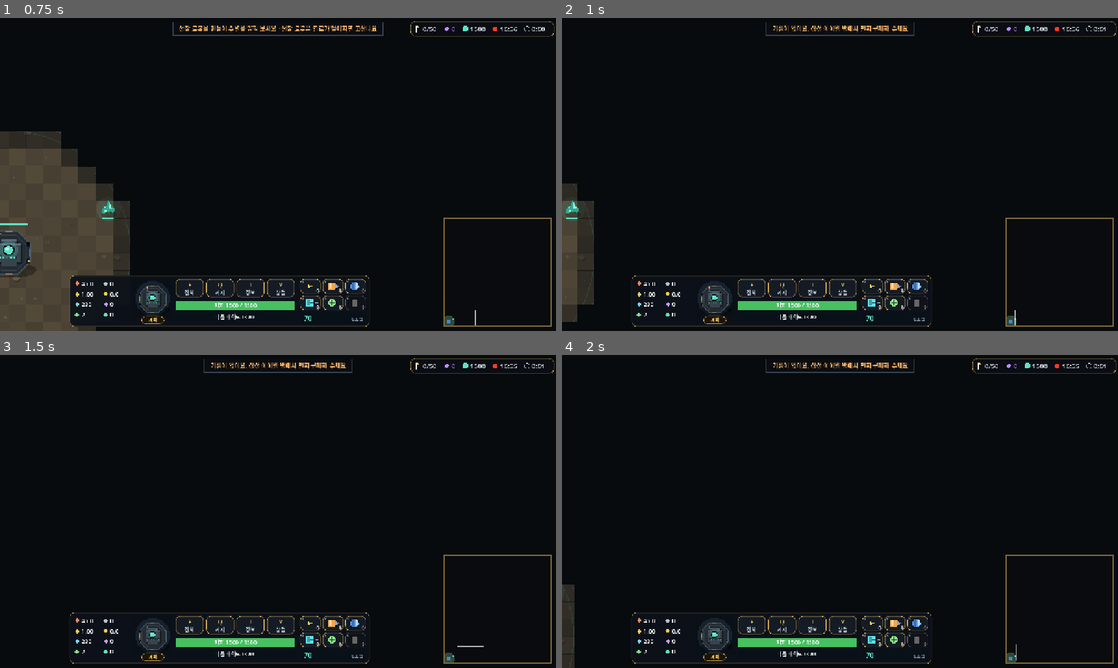
Above: before the commit, frames 1-4 (two rows, left to right).
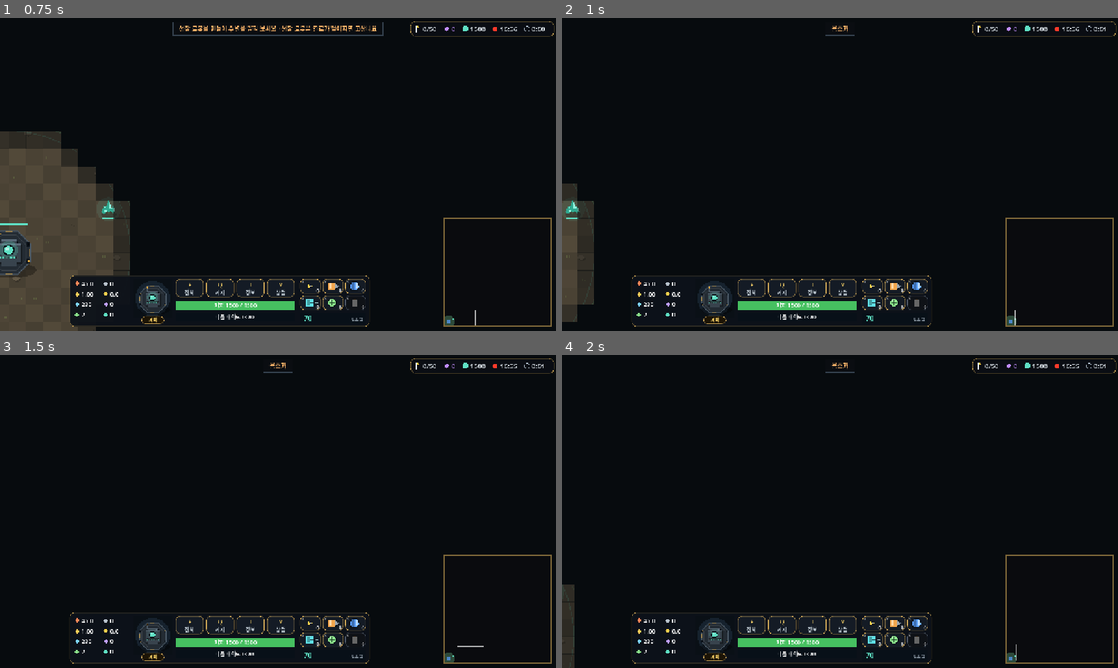
Above: after the commit, the same moments.

Repository: SOR0K/SOROK-GODOT
Game: Godot game, scene res://scenes/game.tscn
The game is run twice, just before and just after one commit, with the same random seed, the same clock (stepped at 60 frames per second) and the same inputs.
Inputs (mouse positions are in pixels of both pictures, inside the frame that each line leads up to):
- Up to frame 1 (0.75 s): tap Enter at 0.5 s; move the mouse to (400, 158) at 0.52 s; hold D from 0.53 s (still down); tap Tab at 0.6 s; click (400, 158) at 0.67 s
- Up to frame 2 (1 s): keep holding D; tap Space at 0.77 s; tap M at 0.8 s
- Up to frame 3 (1.5 s): release D at 1.25 s; drag from (166, 527) to (250, 574) at 1.27 s
- Up to frame 4 (2 s): no input

Frame 1 is identical in both runs. In frame 2, 0.4% of the frame differs, in the area x 36-64%, y 1-6%; in frame 3, 0.4%; in frame 4, 0.4%.

Commit message:
조작: 휠 지도 이동·Ctrl+휠 확대·확대 % 표시·가장자리 이동·T 깃발·Ctrl+숫자 이동·M 음소거·Tab 조작법 창
Co-Authored-By: Claude Opus 5.5 <noreply@anthropic.com>
Claude-Session: https://claude.ai/code/session_01UXbccSTRvaqnceKPtxwsYN

Diff:
--- a/scripts/game.gd
+++ b/scripts/game.gd
@@ -87,6 +87,7 @@
 var last_num := {"t": -9.0, "k": ""}
 var mouse_ui := Vector2(-999, -999)
 var tap_tip_t := 0.0
+var mouse_in := false
 var tap_tip_p := Vector2.ZERO
 var ui: Array = []
 var us := 1.0
@@ -95,6 +96,11 @@
 var shop_tab := "prod"
 var shop_desc := ""
 var paused := false
+var flags: Array = []
+var keys_open := false
+var muted := false
+var zm_t := -9.0
+var t_real := 0.0
 var aim := ""
 var vb_cd := 0.0
 var dr_cd := 0.0
@@ -147,6 +153,7 @@
 
 # ═════════ 새 게임 (웹 reset과 같은 규칙) ═════════
 func new_game() -> void:
+	flags = []
 	ex.resize(GN * GN)
 	ex.fill(0)
 	mm_img = Image.create_empty(GN, GN, false, Image.FORMAT_RGBA8)
@@ -1157,6 +1164,7 @@
 func set_zoom(nz: float, anchor: Vector2) -> void:
 	var wp := s2w(anchor)
 	zm = clampf(snappedf(nz, 0.01), ZMIN, ZMAX)
+	zm_t = t_real
 	cam.zoom = Vector2(zm, zm)
 	cam.position = wp - (anchor - vsize() / 2.0) / zm
 	_clamp_cam()
@@ -1786,13 +1794,13 @@
 			return true
 	return false
 
-func num_key(i: int) -> void:
+func num_key(i: int, jump: bool = false) -> void:
 	if i < 0 or i >= ORDER.size():
 		return
 	var k: String = ORDER[i]
-	var dbl: bool = last_num.k == k and t - last_num.t < 0.35
-	last_num = {"k": "" if dbl else k, "t": t}
-	if dbl:
+	var dbl: bool = not jump and last_num.k == k and t_real - last_num.t < 0.35
+	last_num = {"k": "" if (dbl or jump) else k, "t": t_real}
+	if dbl or jump:
 		var lst: Array = bots.filter(func(q): return q.t == k)
 		if not lst.is_empty():
 			var best: Vector2 = lst[0].p
@@ -1805,8 +1813,16 @@
 				if n > bn:
 					bn = n
 					best = a.p
-			cam_to(best)
-			fx.append({"k": "ring", "p": best, "t": 0.6, "r": 120.0})
+			var G: Array = lst.filter(func(q): return (q.p as Vector2).distance_to(best) < 350.0)
+			var gc := Vector2.ZERO
+			for q in G:
+				gc += q.p
+			gc /= G.size()
+			cam_to(gc)
+			fx.append({"k": "ring", "p": gc, "t": 0.6, "r": 120.0})
+			msg(UT[k].n + " " + str(lst.size()) + "대 중 " + str(G.size()) + "대가 모인 곳으로 이동했어요")
+		else:
+			msg(UT[k].n + " 로봇이 없어요")
 		return
 	clear_sel()
 	for q in bots:
@@ -2045,10 +2061,100 @@
 		for it in ui:
 			sb_btn.draw(get_canvas_item(), it.r)
 			draw_string(f, (it.r as Rect2).position + Vector2(0, 36), "다시 시작", HORIZONTAL_ALIGNMENT_CENTER, (it.r as Rect2).size.x, 18, Color.WHITE)
+	_zoom_badge(f)
+	if keys_open:
+		_keys_win(f)
+		return
 	if tip != "" and not shop_open and not info_open:
 		_tooltip(f, tip)
 	elif tip == "" and hov == null and not shop_open and not info_open and not paused and not won and not lost and dn == null and not box_active:
 		_world_tip(f)
+
+# ═════════ 조작: 깃발 · 조작법 창 · 확대 표시 ═════════
+const KEYS := [["마우스", [["좌클릭", "명령 (이동 · 공격 · 채굴) / 로봇 선택"], ["좌클릭 드래그", "지도 이동"], ["우클릭 누른 채 드래그", "로봇 여러 대 묶어서 선택"], ["Ctrl + 휠", "화면 확대 · 축소 (60~180%)"], ["휠", "지도 위아래 이동 (Shift+휠: 좌우)"], ["미니맵 클릭·드래그", "그 위치로 화면 이동"], ["마우스 올리기", "로봇 · 적 · 기지 · 광산 정보 보기"]]],
+	["화면 · 선택", [["W A S D / 화면 가장자리", "지도 이동"], ["E", "모든 로봇 선택"], ["Q", "우리 기지로 화면 이동"], ["1 ~ 5", "정찰 · 채굴 · 근접 · 원거리 · 지원 로봇 전체 선택"], ["Ctrl+1~5 · 숫자 두 번", "그 로봇들이 모인 곳으로 화면 이동"], ["T", "마우스 위치에 깃발 꽂기 / 뽑기"]]],
+	["기능", [["Y", "상점 열기 · 닫기"], ["I", "게임 정보"], ["6 · Space", "기름 들기 (Esc · 우클릭으로 취소)"], ["Esc", "일시정지 · 창 닫기"], ["M", "소리 켜기 · 끄기"], ["Tab", "이 조작법 창 열기 · 닫기"]]]]
+const KEYS_T := [["터치", [["탭", "로봇 선택 · 이동 · 공격 · 채굴 명령"], ["한 손가락 드래그", "지도 이동"], ["두 손가락 벌리기 · 오므리기", "확대 · 축소"], ["길게 누른 채 드래그", "로봇 여러 대 묶기"], ["미니맵 탭 · 드래그", "그 위치로 화면 이동"], ["기지 · 광산 · 적 탭", "정보가 잠깐 떠요"]]],
+	["버튼", [["아래 1~5 칸", "정찰 · 채굴 · 근접 · 원거리 · 지원 전체 선택"], ["아래 6 칸", "기름 들기"], ["전체 · 기지 · 정보 · 상점", "전체 선택 · 기지로 · 게임 기록 · 상점"], ["왼쪽 위 ⏸", "일시정지 · 아이템 취소 · 창 닫기"], ["선택 해제", "선택한 로봇 해제"]]],
+	["상점", [["항목 탭", "바로 구매"], ["아래 수치 누르고 있기", "설명 보기"]]]]
+
+func toggle_flag(w: Vector2) -> void:
+	for i in flags.size():
+		if (flags[i] as Vector2).distance_to(w) < 36.0:
+			flags.remove_at(i)
+			msg("깃발을 뽑았어요")
+			return
+	if flags.size() >= 20:
+		msg("깃발은 최대 20개까지 꽂을 수 있어요. 깃발 위에서 T를 누르면 뽑혀요")
+		return
+	flags.append(w)
+	fx.append({"k": "ring", "p": w, "t": 0.6, "r": 40.0})
+	msg("깃발 " + str(flags.size()) + "번을 꽂았어요 (같은 곳에서 T를 다시 누르면 뽑혀요)")
+
+func _flags(f: Font) -> void:
+	var vr := view_rect().grow(60.0)
+	for i in flags.size():
+		var p: Vector2 = flags[i]
+		if not vr.has_point(p):
+			continue
+		var w := sin(t * 4.0 + i) * 2.5
+		draw_colored_polygon(ell(p + Vector2(2, 2), 9, 4, 16), Color(0, 0, 0, 0.3))
+		draw_line(p, p + Vector2(0, -38), Color("#e9e2cf"), 2.5)
+		var pts := PackedVector2Array()
+		var a := p + Vector2(1, -38)
+		var tip := p + Vector2(24, -31 + w)
+		var b := p + Vector2(1, -24)
+		for k in 9:
+			var q := k / 8.0
+			pts.append(a.lerp(p + Vector2(13, -35 + w), q).lerp((p + Vector2(13, -35 + w)).lerp(tip, q), q))
+		for k in 9:
+			var q := k / 8.0
+			pts.append(tip.lerp(p + Vector2(13, -27 - w), q).lerp((p + Vector2(13, -27 - w)).lerp(b, q), q))
+		draw_colored_polygon(pts, Color("#ffcf3a"))
+		pts.append(pts[0])
+		draw_polyline(pts, Color("#8a6a10"), 1.0)
+		draw_string(f, p + Vector2(4, -27.5 + 4), str(i + 1), HORIZONTAL_ALIGNMENT_CENTER, 12, 10, Color("#3a2a05"))
+
+func _keys_win(f: Font) -> void:
+	var u := ui_size()
+	draw_rect(Rect2(Vector2.ZERO, u), Color(0, 0, 0, 0.55))
+	var G: Array = KEYS_T if touch_ui() else KEYS
+	var cw := minf(330.0, (u.x - 60.0) / G.size())
+	var rows := 0
+	for g in G:
+		rows = maxi(rows, (g[1] as Array).size())
+	var W := cw * G.size() + 20.0 * (G.size() - 1) + 40.0
+	var H := 70.0 + rows * 40.0 + 20.0
+	var r := Rect2((u.x - W) / 2.0, (u.y - H) / 2.0, W, H)
+	sb_panel.draw(get_canvas_item(), r)
+	draw_string(f, r.position + Vector2(20, 34), "조작법" if touch_ui() else "조작법   Tab으로 열고 닫아요", HORIZONTAL_ALIGNMENT_LEFT, -1, 18, GOLD)
+	for gi in G.size():
+		var g: Array = G[gi]
+		var x := r.position.x + 20.0 + gi * (cw + 20.0)
+		var y := r.position.y + 64.0
+		draw_string(f, Vector2(x, y), g[0], HORIZONTAL_ALIGNMENT_LEFT, -1, 14, Color("#9fb3c2"))
+		for li in (g[1] as Array).size():
+			var L: Array = g[1][li]
+			var yy := y + 14.0 + li * 40.0
+			var kw := minf(cw * 0.48, f.get_string_size(L[0], HORIZONTAL_ALIGNMENT_LEFT, -1, 12).x + 14.0)
+			var kr := Rect2(x, yy, kw, 22)
+			draw_rect(kr, Color("#1a232c"))
+			draw_rect(kr, Color("#3a4a58"), false, 1.0)
+			draw_string(f, kr.position + Vector2(0, 16), L[0], HORIZONTAL_ALIGNMENT_CENTER, kw, 12, Color.WHITE)
+			draw_multiline_string(f, Vector2(x + kw + 8.0, yy + 15.0), L[1], HORIZONTAL_ALIGNMENT_LEFT, cw - kw - 8.0, 12, 2, Color("#c9d4dc"))
+	draw_string(f, Vector2(r.position.x, r.end.y - 10.0), "아무 곳이나 누르면 닫혀요", HORIZONTAL_ALIGNMENT_CENTER, r.size.x, 12, Color("#7d8b96"))
+
+func _zoom_badge(f: Font) -> void:
+	var a := 1.0 - (t_real - zm_t)
+	if a <= 0.0:
+		return
+	var u := ui_size()
+	var s := str(roundi(zm * 100.0)) + "%"
+	var w := f.get_string_size(s, HORIZONTAL_ALIGNMENT_LEFT, -1, 15).x + 24.0
+	var r := Rect2((u.x - w) / 2.0, 54.0, w, 28.0)
+	var al := minf(1.0, a * 2.5)
+	draw_rect(r, Color(0.04, 0.055, 0.08, 0.85 * al))
+	draw_string(f, r.position + Vector2(0, 20), s, HORIZONTAL_ALIGNMENT_CENTER, w, 15, Color(1, 1, 1, al))
 
 # ═════════ 올렸을 때 말풍선 (웹 hovObj·info·einfo) ═════════
 func info_txt(u: Dictionary) -> String:
@@ -2381,11 +2487,24 @@
 			if shop_open and shop_tab == "ctl":
 				ctl_scroll += -46.0 if mb.button_index == MOUSE_BUTTON_WHEEL_UP else 46.0
 			return
-		if mb.button_index == MOUSE_BUTTON_WHEEL_UP and mb.pressed:
-			set_zoom(zm + 0.1, mb.position)
-		elif mb.button_index == MOUSE_BUTTON_WHEEL_DOWN and mb.pressed:
-			set_zoom(zm - 0.1, mb.position)
-		elif mb.button_index == MOUSE_BUTTON_LEFT:
+		if mb.pressed and keys_open:
+			keys_open = false
+			return
+		var wheel := mb.button_index in [MOUSE_BUTTON_WHEEL_UP, MOUSE_BUTTON_WHEEL_DOWN, MOUSE_BUTTON_WHEEL_LEFT, MOUSE_BUTTON_WHEEL_RIGHT]
+		if wheel and mb.pressed:
+			var amt := 100.0 * (mb.factor if mb.factor > 0.0 else 1.0)
+			var up := mb.button_index == MOUSE_BUTTON_WHEEL_UP
+			var vert := up or mb.button_index == MOUSE_BUTTON_WHEEL_DOWN
+			if vert and (mb.ctrl_pressed or mb.meta_pressed):
+				set_zoom(snappedf(zm + (0.1 if up else -0.1), 0.1), mb.position)
+			elif vert and not mb.shift_pressed:
+				cam.position.y += -amt if up else amt
+			else:
+				var left := up or mb.button_index == MOUSE_BUTTON_WHEEL_LEFT
+				cam.position.x += -amt if left else amt
+			_clamp_cam()
+			return
+		if mb.button_index == MOUSE_BUTTON_LEFT:
 			if mb.pressed:
 				var it = ui_hit(mb.position)
 				if it != null:
@@ -2427,9 +2546,16 @@
 				box_b = s2w(mb.position)
 				finish_box(mb.shift_pressed)
 				box_active = false
+	elif e is InputEventPanGesture:
+		cam.position += (e as InputEventPanGesture).delta * 30.0
+		_clamp_cam()
+	elif e is InputEventMagnifyGesture:
+		var mg := e as InputEventMagnifyGesture
+		set_zoom(zm * mg.factor, mg.position)
 	elif e is InputEventMouseMotion:
 		var mm := e as InputEventMouseMotion
 		mouse_ui = mm.position / us
+		mouse_in = true
 		if mm_drag:
 			mm_go(mm.position)
 			return
@@ -2446,8 +2572,17 @@
 		if not ke.pressed or ke.echo:
 			return
 		var kc: int = ke.keycode
+		if kc == KEY_TAB:
+			keys_open = not keys_open
+			return
+		if kc == KEY_M:
+			muted = not muted
+			msg("음소거" if muted else "소리 켜짐")
+			return
 		if kc == KEY_ESCAPE:
-			if info_open:
+			if keys_open:
+				keys_open = false
+			elif info_open:
 				info_open = false
 			elif shop_open:
 				shop_open = false
@@ -2473,7 +2608,13 @@
 			info_open = not info_open
 			shop_open = false
 		elif kc >= KEY_1 and kc <= KEY_5:
-			num_key(kc - KEY_1)
+			num_key(kc - KEY_1, ke.ctrl_pressed or ke.shift_pressed)
+		elif kc >= KEY_KP_1 and kc <= KEY_KP_5:
+			num_key(kc - KEY_KP_1, ke.ctrl_pressed or ke.shift_pressed)
+		elif kc == KEY_T:
+			var sp := mouse_ui * us
+			if sp.x >= 0.0:
+				toggle_flag(s2w(sp))
 		elif kc == KEY_6 or kc == KEY_SPACE:
 			hold_oil()
 		elif kc == KEY_E:
@@ -2574,7 +2715,14 @@
 				_clamp_cam()
 
 # ═════════ 매 프레임 ═════════
+func _notification(what: int) -> void:
+	if what == NOTIFICATION_WM_MOUSE_EXIT or what == NOTIFICATION_APPLICATION_FOCUS_OUT:
+		mouse_in = false
+	elif what == NOTIFICATION_WM_MOUSE_ENTER:
+		mouse_in = true
+
 func _process(dt: float) -> void:
+	t_real += dt
 	msg_t = maxf(0.0, msg_t - dt)
 	tap_tip_t = maxf(0.0, tap_tip_t - dt)
 	if ctl_arm != -1 and t > ctl_arm_t:
@@ -2597,6 +2745,24 @@
 	if v != Vector2.ZERO:
 		cam.position += v.normalized() * 900.0 * dt / zm
 		_clamp_cam()
+	# 화면 가장자리에 마우스를 대면 지도 이동 (PC)
+	var mp := mouse_ui * us
+	var vs := vsize()
+	if not touch_mode and mouse_in and mp.x >= 0.0 and dn == null and not box_active and not mm_drag and not mm_rect().has_point(mp) \
+			and not shop_open and not info_open and not paused and not keys_open and ui_hit(mp) == null:
+		var es := 1500.0 * dt / zm
+		var ev := Vector2.ZERO
+		if mp.x < 26.0:
+			ev.x = -es
+		elif mp.x > vs.x - 26.0:
+			ev.x = es
+		if mp.y < 26.0:
+			ev.y = -es
+		elif mp.y > vs.y - 26.0:
+			ev.y = es
+		if ev != Vector2.ZERO:
+			cam.position += ev
+			_clamp_cam()
 	if not won and not lost and not paused:
 		update_game(dt)
 	for f in fx:
@@ -2765,6 +2931,7 @@
 		draw_rect(r, Color("#8be28b"), false, 1.0 / zm)
 	_fx(f)
 	_fog(i0, j0, i1, j1)
+	_flags(f)
 	for d in drones:
 		draw_arc(d.p, 260.0, 0.0, TAU, 64, Color(1.0, 0.88, 0.47, 0.5), 2.0)
 		draw_circle(d.p, 9.0, Color("#0b1118"))
@@ -2957,6 +3124,10 @@
 		elif u.t == "s":
 			c = Color("#fff3a0")
 		draw_circle(p, rr, c)
+	for fl in flags:
+		var fp: Vector2 = o + (fl as Vector2) * k
+		draw_line(fp, fp + Vector2(0, -8), Color.WHITE, 1.0)
+		draw_colored_polygon(PackedVector2Array([fp + Vector2(0, -8), fp + Vector2(6, -6), fp + Vector2(0, -4)]), Color("#ffcf3a"))
 	var vr := view_rect()
 	draw_rect(Rect2(o + vr.position * k, vr.size * k), Color(1, 1, 1, 0.65), false, 1.0)
 
@@ -3045,6 +3216,16 @@
 		await _shot(pair[1])
 	mouse_ui = Vector2(-999, -999)
 	tap_tip_t = 0.0
+	cam_to(B + Vector2(200, -150))
+	toggle_flag(B + Vector2(150, -120))
+	toggle_flag(B + Vector2(260, -60))
+	num_key(2, true)
+	set_zoom(1.2, vsize() / 2.0)
+	await _shot("03e_flags")
+	keys_open = true
+	await _shot("03f_keys")
+	keys_open = false
+	set_zoom(1.0, vsize() / 2.0)
 	do_upgrade()
 	do_upgrade()
 	do_upgrade()
